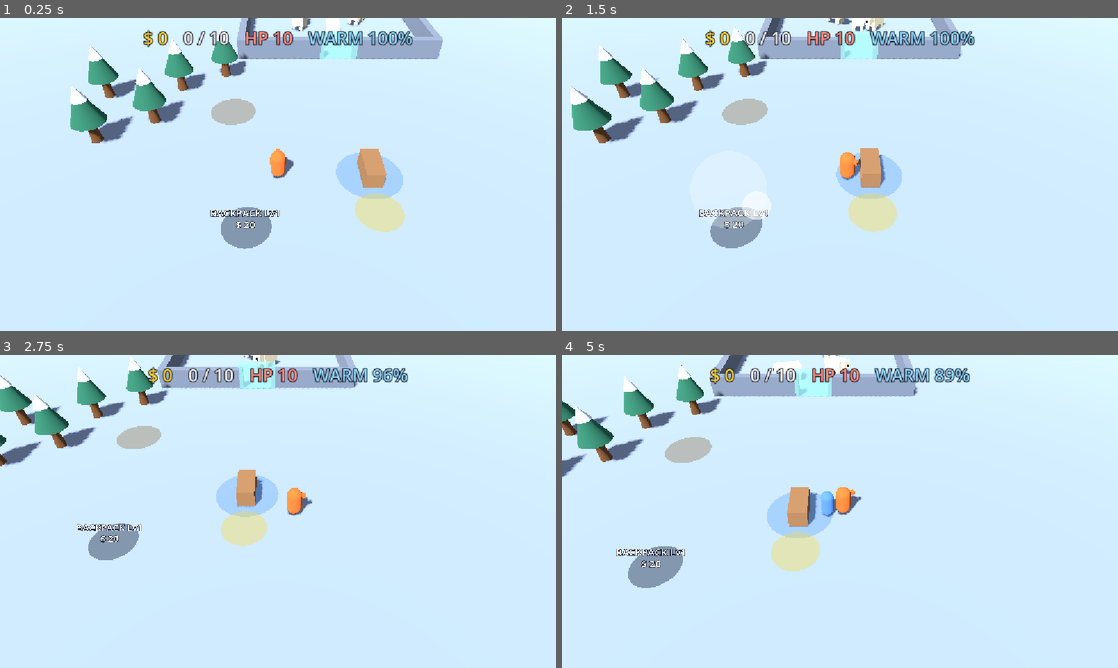
Above: before the commit, frames 1-4 (two rows, left to right).
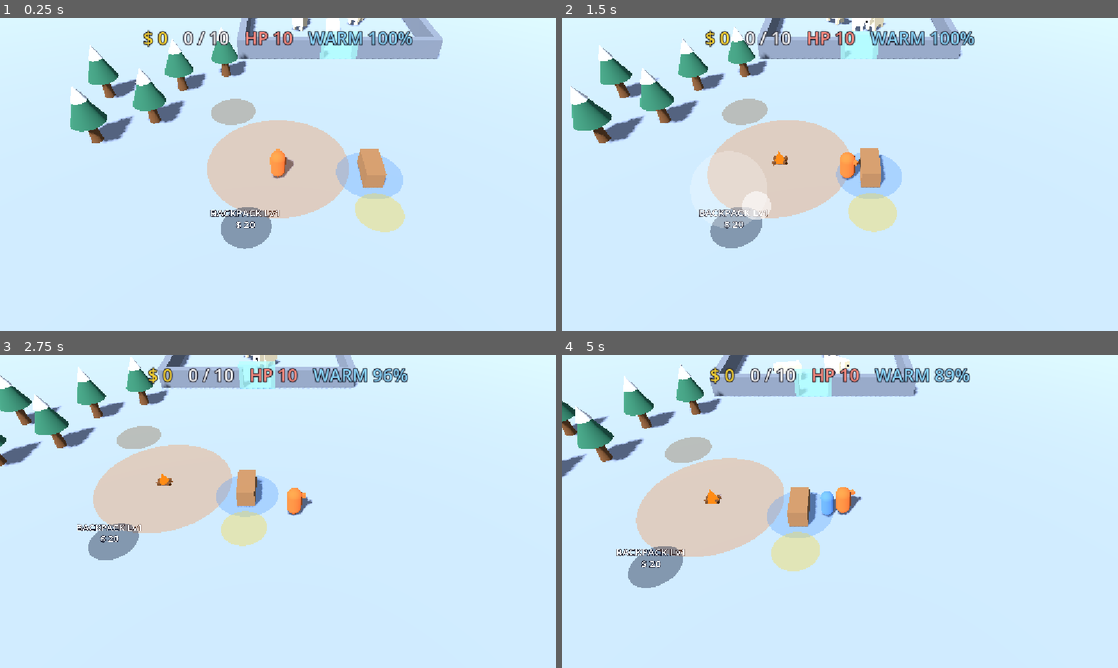
Above: after the commit, the same moments.

Repository: kimpro4214/FrostCamp
Game: Godot game, scene res://frost_camp/scenes/main.tscn
The game is run twice, just before and just after one commit, with the same random seed, the same clock (stepped at 60 frames per second) and the same inputs.
Inputs (mouse positions are in pixels of both pictures, inside the frame that each line leads up to):
- Up to frame 1 (0.25 s): no input
- Up to frame 2 (1.5 s): move the mouse to (962, 158) at 0.52 s; hold D 0.53-1.25 s; click (962, 158) at 0.67 s; drag from (728, 190) to (812, 237) at 1.27 s
- Up to frame 3 (2.75 s): move the mouse to (333, 442) at 2.02 s; hold D from 2.03 s (still down)
- Up to frame 4 (5 s): release D at 2.75 s; drag from (812, 574) to (673, 464) at 2.77 s; move the mouse to (1006, 558) at 3.52 s; hold A 3.53-4.25 s; drag from (673, 464) to (756, 433) at 4.27 s

The runs differ from the first frame. In frame 1, 6.1% of the frame differs, in the area x 37-63%, y 32-64%; in frame 2, 5.8%; in frame 3, 5.4%; in frame 4, 6.4%, in the area x 13-40%, y 32-65%.

Commit message:
feat: 프로스트 캠프 메인 씬에 열원 배치

Diff:
--- a/frost_camp/scenes/main.gd
+++ b/frost_camp/scenes/main.gd
@@ -8,6 +8,7 @@
 const BearScene := preload("res://frost_camp/scenes/bear.tscn")
 const RegionScene := preload("res://frost_camp/scenes/region.tscn")
 const WorkerScene := preload("res://frost_camp/scenes/worker.tscn")
+const HeatScene := preload("res://frost_camp/scenes/heat.tscn")
 
 var sim: FrostSim
 
@@ -40,6 +41,10 @@
 		var region := RegionScene.instantiate()
 		$Regions.add_child(region)
 		region.setup(sim, region_name)
+	for i in sim.heat_sources.size():
+		var heat := HeatScene.instantiate()
+		$Heat.add_child(heat)
+		heat.setup(sim, i)
 	$Woodpile.setup(sim)
 	sim.worker_hired.connect(_on_worker_hired)
 	sim.zone_purchased.connect(_on_zone_purchased)
--- a/frost_camp/scenes/main.tscn
+++ b/frost_camp/scenes/main.tscn
@@ -72,6 +72,8 @@
 
 [node name="Regions" type="Node3D" parent="." groups=["nav_source"]]
 
+[node name="Heat" type="Node3D" parent="."]
+
 [node name="Woodpile" parent="." instance=ExtResource("5_woodpile")]
 
 [node name="Workers" type="Node3D" parent="."]
